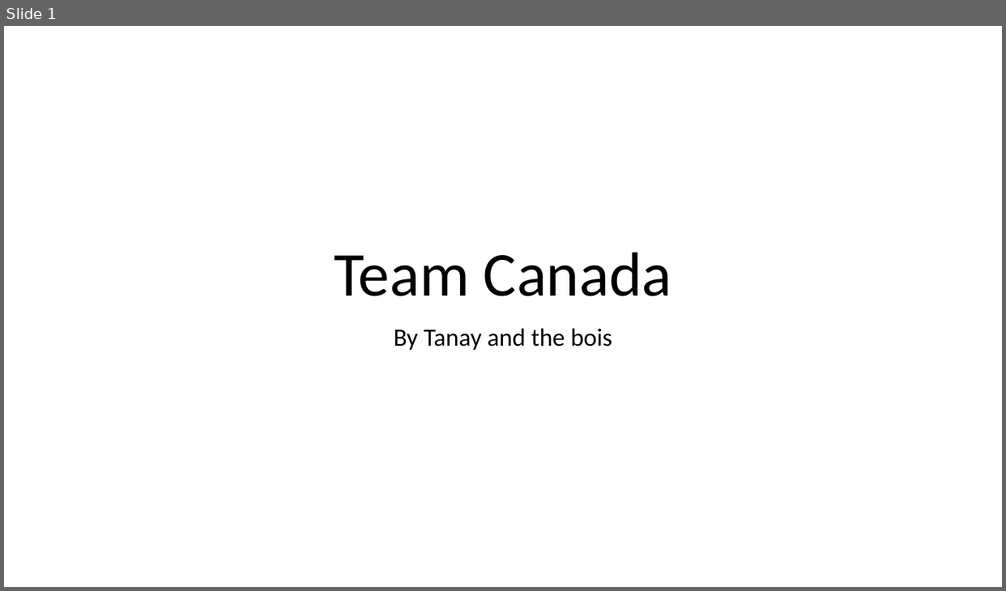
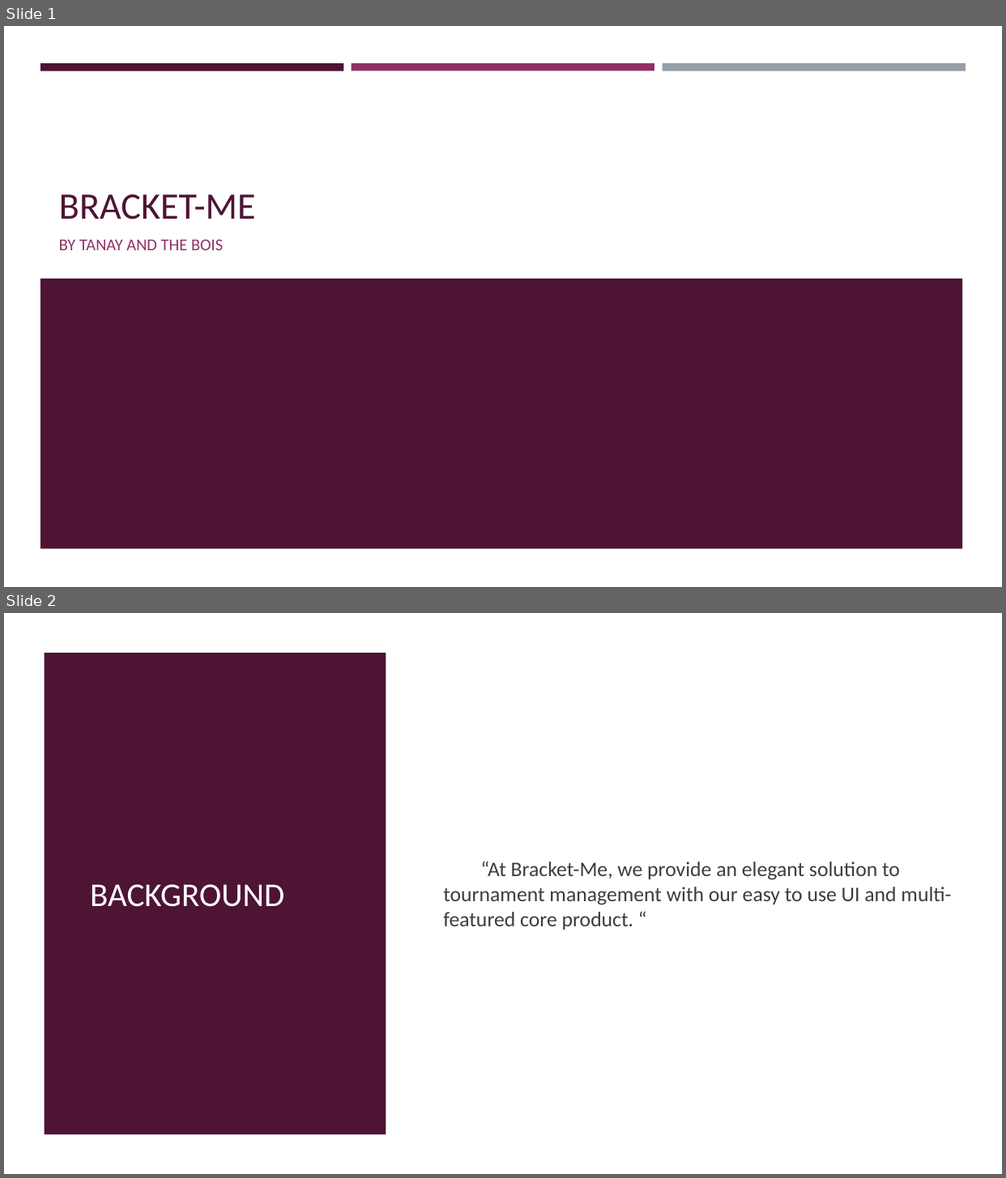
Before and after one commit to tanay97/WEC2019, a slide deck: presentation.pptx. Shown one above the other, each under a label of ours: slide 1 before the commit, slides 1 and 2 after it. The pictures are 1006x591 and 1006x1178 pixels, drawn with LibreOffice and Linux fonts; fonts in the diff are those of the drawing. Boxes give left, top, right and bottom in pixels: in the first picture for what was removed or moved away, otherwise in the second. Text is boxed around its words. In the diff, an @@ line names an element or a change of style, - is before the commit and + after.

```diff
--- a/presentation.pptx
+++ b/presentation.pptx
@@ slide 2 added at box(4, 613, 1002, 1174), background #FFFFFF @@
@@ rectangle added at box(4, 613, 1002, 1174), fill #FFFFFF @@
@@ rectangle added at box(44, 653, 386, 1135), fill #4D1434 @@
@@ text added at box(443, 861, 951, 930), 20 pt, text #3D3D3D @@
+“At Bracket-Me, we provide an elegant solution to tournament management with our easy to use UI and multi-featured core product. “
@@ title added at box(90, 884, 284, 907), 32 pt, text #FFFFFF @@
+BACKGROUND
@@ slide 1 changed as well @@
@@ rectangle added at box(40, 63, 344, 71), fill #4D1434 @@
@@ rectangle added at box(351, 63, 654, 71), fill #903163 @@
@@ rectangle added at box(662, 63, 965, 71), fill #969FA7 @@
@@ title at box(59, 194, 256, 220): text changed; size 60 to 36 pt; text colour #000000 to #4D1434 @@
-Team Canada
+BRACKET-ME
@@ subtitle at box(59, 239, 223, 250): text changed; size 24 to 16 pt; text colour #000000 to #903163 @@
-By Tanay and the bois
+BY TANAY AND THE BOIS
@@ rectangle added at box(40, 278, 963, 548), fill #4D1434 @@
```
Also in this commit, not shown: 1 other slide changed, 3 other slides added, 3 slides removed.
